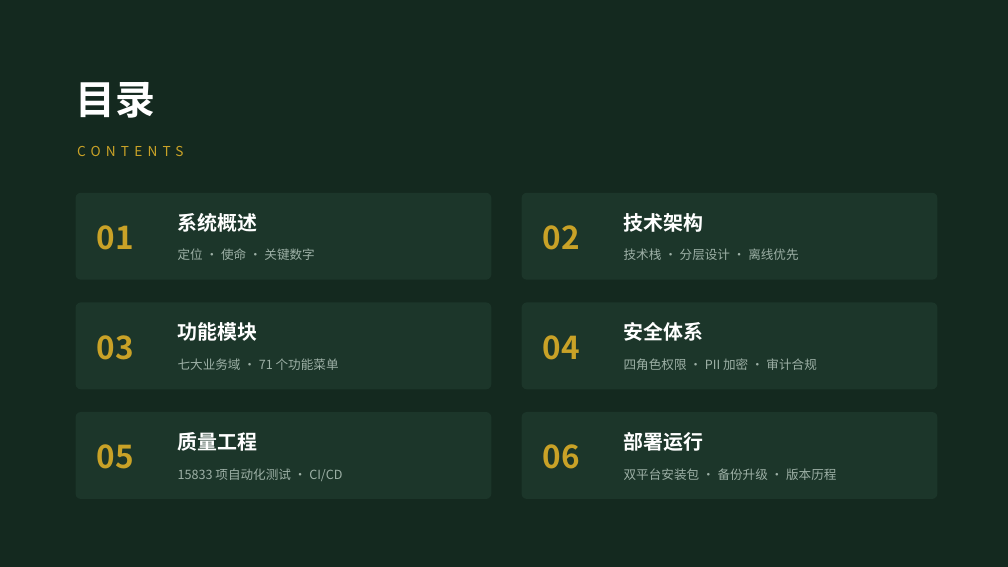
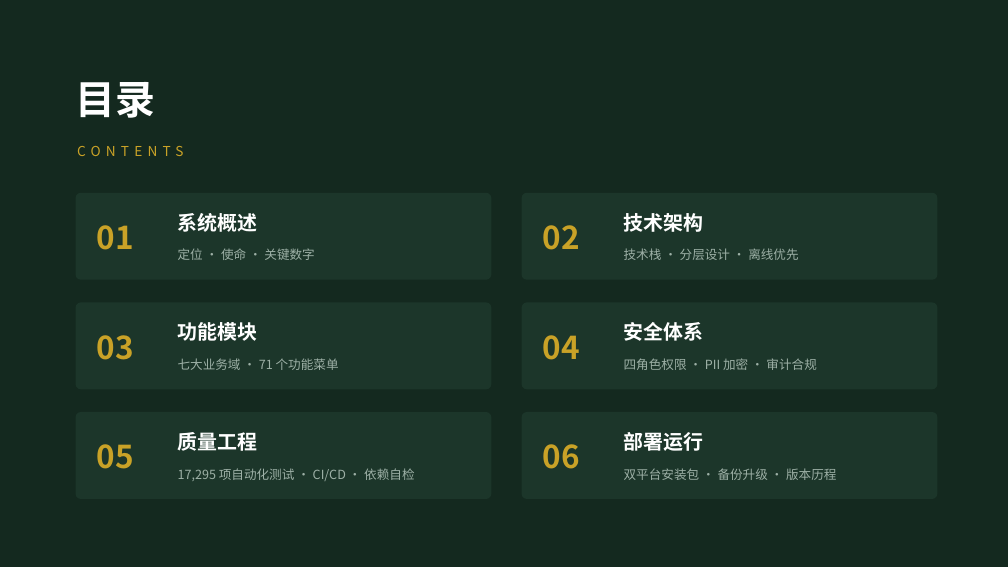
Before and after one commit to lzh745200/MRRS, a slide deck: slide 2 of docs/帮扶管理信息系统介绍.pptx. Drawn at 1008x567 pixels with LibreOffice and Linux fonts; fonts in the diff are those of the drawing. Boxes give left, top, right and bottom in pixels: in the first picture for what was removed or moved away, otherwise in the second. Text is boxed around its words. In the diff, an @@ line names an element or a change of style, - is before the commit and + after.

Commit message:
docs: 依赖三级清单与自检口径同步到文档与 PPT（并修复被误写入的技术栈说明）
- **修复错误文档**：`docs/03-开发文档/06-运维文档/技术栈说明.md` 此前内容是一份被截断的
  Claude Code 权限配置 JSON（2026-07-22 误写入），已重写为真正的《技术栈说明》——
  含技术栈总览、**依赖三级清单与登记表位置**、依赖自检与诊断口径（源码形态 vs 安装包形态）、
  版本与单一事实源约定。
- `CLAUDE.md`：新增"依赖清单单一事实源"约定（只改登记表 + requirements；禁止端点自持清单；
  判定用 import 名而非 metadata 枚举）。
- `项目文件结构说明.md`：core 模块数与说明补 `required_packages.py`；治理约定表新增该条。
- `README.md`：后端技术栈补"依赖自检"说明；"近期修复记录"补 R15 条目。
- `CHANGELOG.md`：v1.12.8 条目追加 R15 小节（幻影依赖 / 冻结运行时误报 / 三级分组 / 可执行修复命令）。
- **PPT**（`docs/build_ppt.js` → `docs/帮扶管理信息系统介绍.pptx`，37 页）：目录页测试口径
  更新为 17,295 项并标注依赖自检；技术栈全景页后端列改为 93 路由模块 + 100 服务 +
  "依赖登记表单一事实源（三级自检）"；数据层 37 → 43 个迁移版本、57 → 59 个模型。

```diff
--- a/docs/帮扶管理信息系统介绍.pptx
+++ b/docs/帮扶管理信息系统介绍.pptx
@@ text at [178,468,414,481]: text changed @@
-15833 项自动化测试 · CI/CD
+17,295 项自动化测试 · CI/CD · 依赖自检
```
Also in this commit, not shown: 2 other slides changed, 6 other files.
